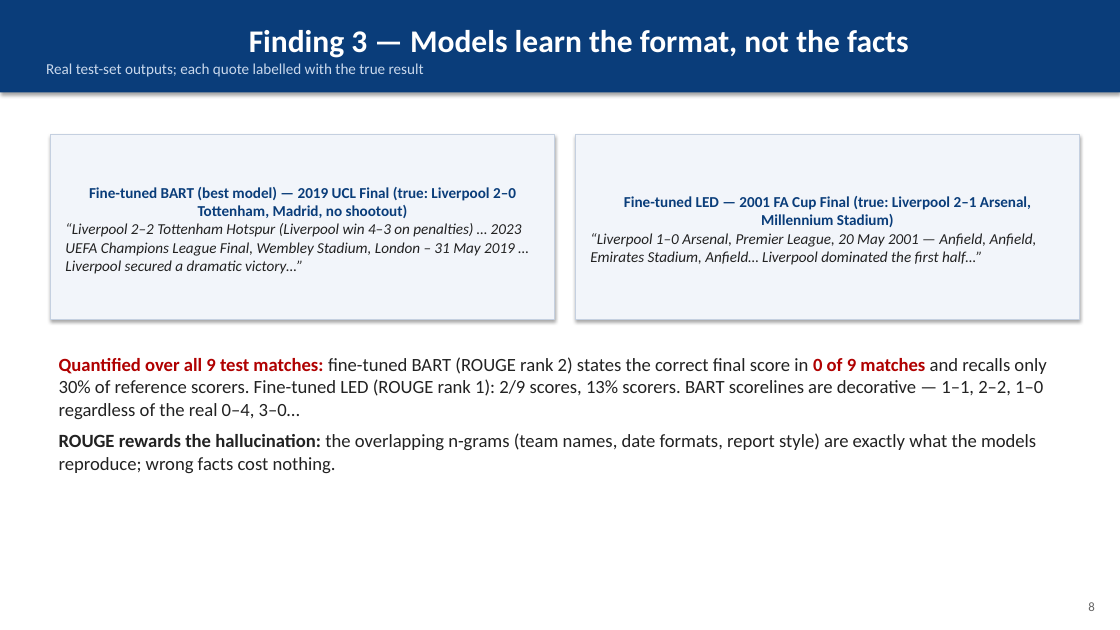
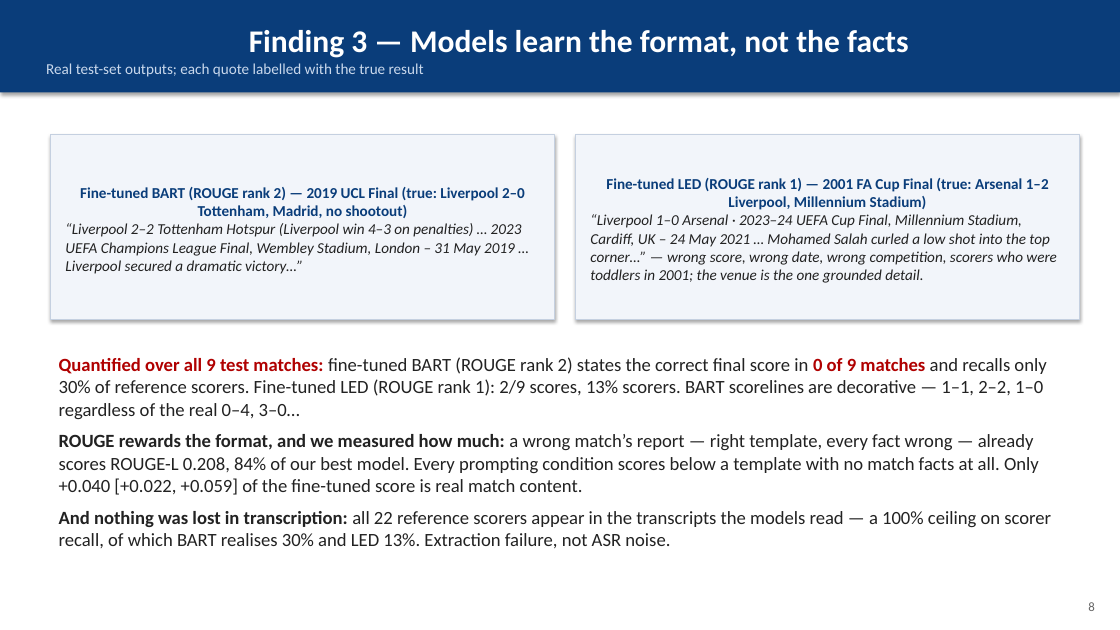
Before and after one commit to christiandalfarra/ANLP_Project, a slide deck: slide 8 of report/slides/ANLP_slides.pptx. Drawn at 1120x630 pixels with LibreOffice and Linux fonts; fonts in the diff are those of the drawing. Boxes give left, top, right and bottom in pixels: in the first picture for what was removed or moved away, otherwise in the second. Text is boxed around its words. In the diff, an @@ line names an element or a change of style, - is before the commit and + after.

```diff
--- a/report/slides/ANLP_slides.pptx
+++ b/report/slides/ANLP_slides.pptx
@@ text in rectangle at (590, 178, 1056, 283): text changed @@
-Fine-tuned LED — 2001 FA Cup Final (true: Liverpool 2–1 Arsenal, Millennium Stadium)
-“Liverpool 1–0 Arsenal, Premier League, 20 May 2001 — Anfield, Anfield, Emirates Stadium, Anfield… Liverpool dominated the first half…”
+Fine-tuned LED (ROUGE rank 1) — 2001 FA Cup Final (true: Arsenal 1–2 Liverpool, Millennium Stadium)
+“Liverpool 1–0 Arsenal · 2023–24 UEFA Cup Final, Millennium Stadium, Cardiff, UK – 24 May 2021 … Mohamed Salah curled a low shot into the top corner…” — wrong score, wrong date, wrong competition, scorers who were toddlers in 2001; the venue is the one grounded detail.
@@ text in rectangle at (80, 187, 525, 218): text changed @@
-Fine-tuned BART (best model) — 2019 UCL Final (true: Liverpool 2–0 Tottenham, Madrid, no shootout)
+Fine-tuned BART (ROUGE rank 2) — 2019 UCL Final (true: Liverpool 2–0 Tottenham, Madrid, no shootout)
@@ text at (59, 434, 1051, 548): text changed @@
-ROUGE rewards the hallucination: the overlapping n-grams (team names, date formats, report style) are exactly what the models reproduce; wrong facts cost nothing.
+ROUGE rewards the format, and we measured how much: a wrong match’s report — right template, every fact wrong — already scores ROUGE-L 0.208, 84% of our best model. Every prompting condition scores below a template with no match facts at all. Only +0.040 [+0.022, +0.059] of the fine-tuned score is real match content.
+And nothing was lost in transcription: all 22 reference scorers appear in the transcripts the models read — a 100% ceiling on scorer recall, of which BART realises 30% and LED 13%. Extraction failure, not ASR noise.
```
Also in this commit, not shown: 3 other slides changed, 18 other files.
